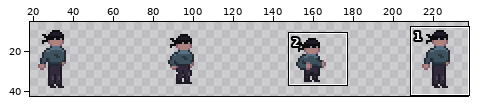
Edited in one commit: sprite sheet (BrackeysGameJam/Assets/Art/characters/Player 1/player 1 animations cycle-Carry.png). The picture above shows the old version from afar; the outline marks the close-up.
Close-up. Before the edit:
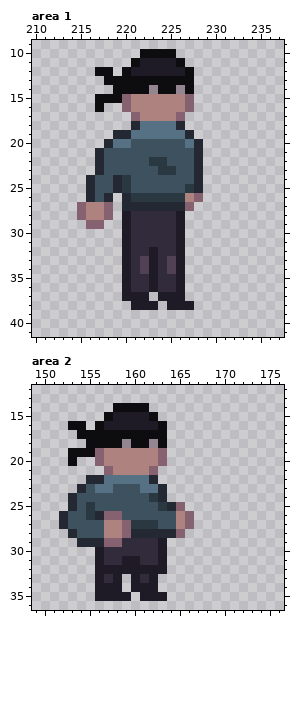
The file is 256x64 pixels. Shown: area 1: x 210..237, y 9..41; area 2: x 149..176, y 12..36. The wide view leaves out empty margins.
Now the later version:
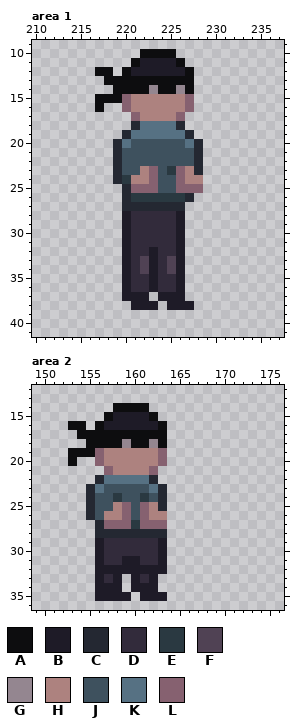
Palette (. is transparent): A #0d0d0f  B #1e1b27  C #242832  D #322b3b  E #2a3941  F #504254  G #948690  H #ad827f  J #3e515e  K #567183  L #866170
The exact change:
Area 1:
Colour E gives way to colour C in row 25 at x 220.
Colour H gives way to colour C in row 26 at x 227.
Colour J gives way to colour C in rows 21 to 23 at x 219.
Colour K gives way to colour C in row 20 at x 219.
Colour C gives way to colour H in row 24 at x 228.
Colour J gives way to colour H in row 23 at x 222 and 227; in row 24 at x 221 to 222 and 227.
Colour E gives way to colour J in row 22 at x 223 to 224; in row 23 at x 224.
Colour C gives way to colour L in row 25 at x 228.
Colour E gives way to colour L in row 25 at x 227.
Colour J gives way to colour L in rows 23 to 24 at x 223 and 226; in row 25 at x 221 to 223 and 226.
The edit erases colour C in row 19 at x 219; in row 20 at x 218; in rows 21 to 23 at x 217; in row 24 at x 216; in row 25 at x 216 and 219; in row 26 at x 216 and 218.
The edit erases colour H in rows 27 to 28 at x 216 to 217.
The edit erases colour J in rows 21 to 23 at x 218; in rows 24 to 25 at x 217 to 218; in row 26 at x 217.
The edit erases colour L in row 26 at x 228; in row 27 at x 215, 218 and 227; in row 28 at x 215 and 218; in row 29 at x 216 to 217.
Area 2:
Colour C gives way to colour B in row 29 at x 156.
Colour E gives way to colour C in row 25 at x 155 and 163; in row 26 at x 155.
Colour H gives way to colour C in row 28 at x 157 to 158.
Colour J gives way to colour C in rows 23 to 24 at x 155; in rows 27 to 28 at x 156.
Colour L gives way to colour C in row 28 at x 159.
Colour L gives way to colour D in row 29 at x 157 to 158.
Colour J gives way to colour E in row 24 at x 158 and 161.
Colour J gives way to colour H in row 25 at x 158 and 162; in row 26 at x 162 to 163.
Colour L gives way to colour H in row 26 at x 157 to 158.
Colour C gives way to colour J in row 26 at x 156.
Colour E gives way to colour J in row 24 at x 162.
Colour K gives way to colour J in row 23 at x 157 and 161.
Colour E gives way to colour L in row 27 at x 161 to 162.
Colour H gives way to colour L in row 27 at x 157 to 158.
Colour J gives way to colour L in rows 25 to 26 at x 159 and 161; in row 27 at x 163.
The edit erases colour C in row 22 at x 155; in row 23 at x 154; in row 24 at x 153; in row 25 at x 153 and 164; in rows 26 to 27 at x 152; in row 28 at x 153 and 164.
The edit erases colour C in row 29 at x 154 to 155.
The edit erases colour H in rows 26 to 27 at x 165.
The edit erases colour J in rows 24 to 25 at x 154; in row 26 at x 153 to 154 and 164; in row 27 at x 153 to 155 and 164; in row 28 at x 154 to 155.
The edit erases colour L in row 25 at x 165; in rows 26 to 27 at x 166; in row 28 at x 165.
Where, in picture pixels (left, top, right, bottom), the same in both close-ups:
changed: (77, 130, 203, 229)
changed: (59, 475, 194, 547)
